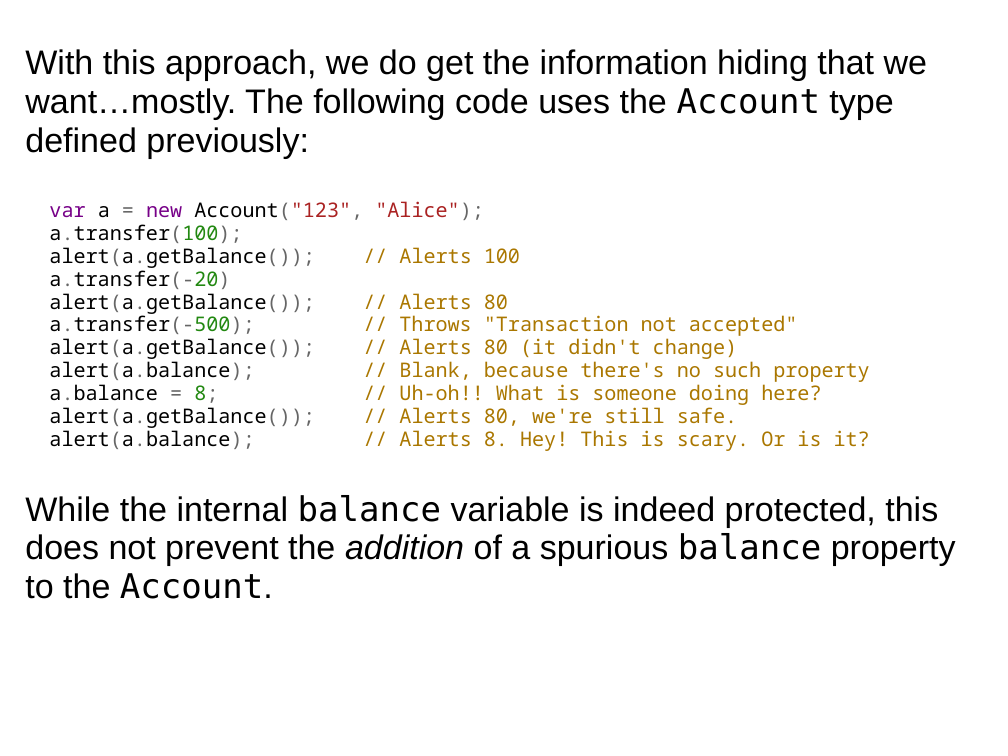
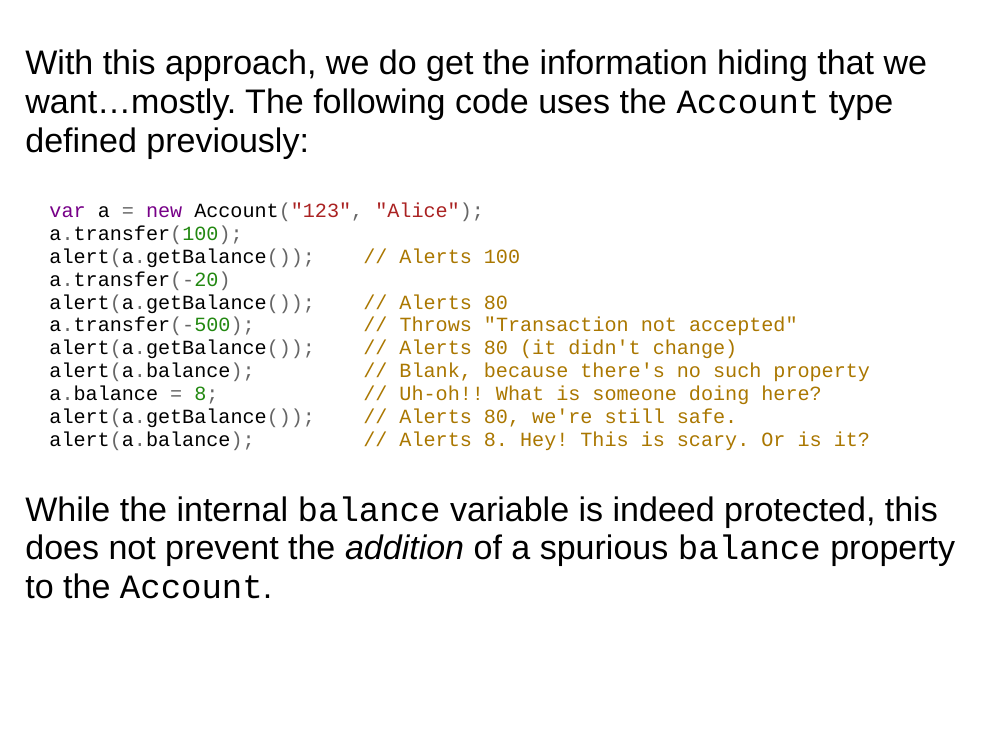
Before and after one commit to dondi/javascript-book, a slide deck: slide 22 of presentations/Chapter_7_Presentation.ppt. Drawn at 1008x756 pixels with LibreOffice and Linux fonts; fonts in the diff are those of the drawing; background and template pictures are left out. Boxes give left, top, right and bottom in pixels: in the first picture for what was removed or moved away, otherwise in the second. Text is boxed around its words. In the diff, an @@ line names an element or a change of style, - is before the commit and + after.

Commit message:
More font tweaks.

```diff
--- a/presentations/Chapter_7_Presentation.ppt
+++ b/presentations/Chapter_7_Presentation.ppt
@@ text "With this approach, we do ..." at bbox=[25, 49, 955, 599]: font DejaVu Sans Mono to Courier New in "Account", "balance balance Account."; font Noto Sans Mono to Courier New in "var a = new Account("123", "Alice"); a.transfer(100); ..." @@
```
Also in this commit, not shown: 27 other slides changed.
